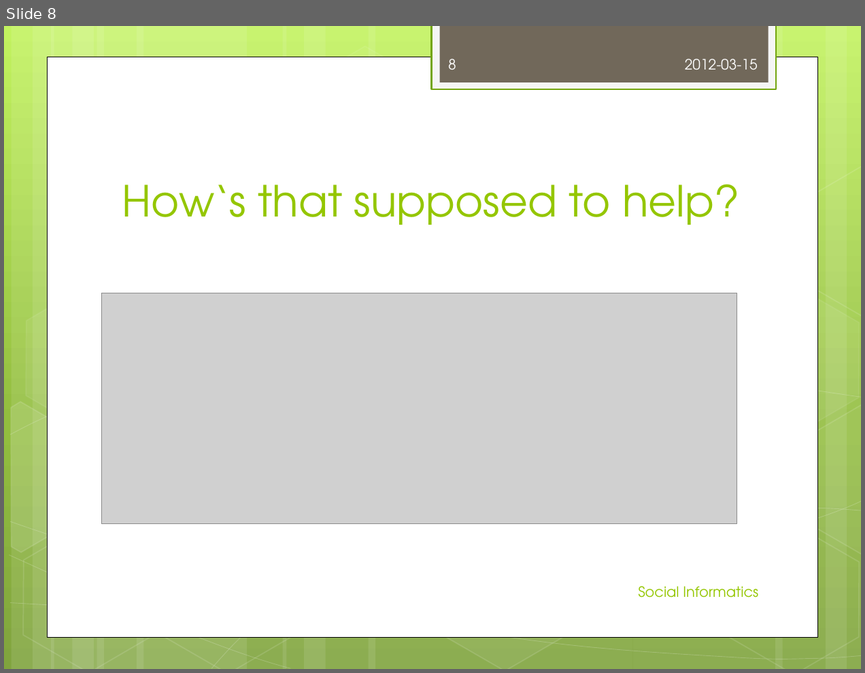
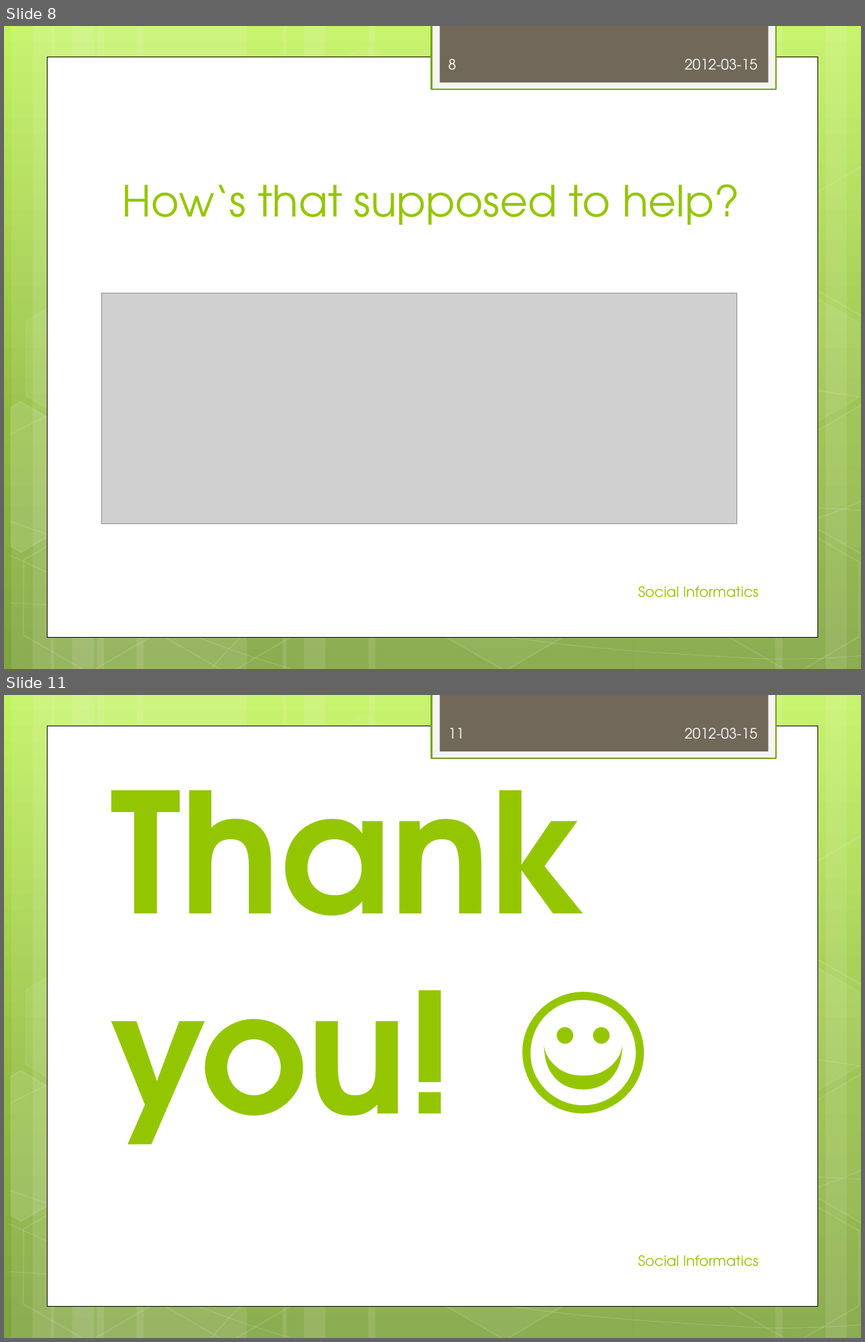
Before and after one commit to jrehwaldt/UT-12SS-Social-Informatics, a slide deck: 2012-03-12_Aleksandra Kurbatova_Jan Rehwaldt_Human-Computer Interaction.pptx. Shown one above the other, each under a label of ours: slide 8 before the commit, slides 8 and 11 after it; the slides between them are not shown. The pictures are 865x673 and 865x1342 pixels, drawn with LibreOffice and Linux fonts; fonts in the diff are those of the drawing; grey boxes stand for pictures. Boxes give left, top, right and bottom in pixels: in the first picture for what was removed or moved away, otherwise in the second. Text is boxed around its words. In the diff, an @@ line names an element or a change of style, - is before the commit and + after.

```diff
--- a/2012-03-12_Aleksandra Kurbatova_Jan Rehwaldt_Human-Computer Interaction.pptx
+++ b/2012-03-12_Aleksandra Kurbatova_Jan Rehwaldt_Human-Computer Interaction.pptx
@@ slide 11 added at [4,695,861,1338], background gradient #C3F35F to #93BF3F to #81A53E; not listed: 31 template elements that a slide beside it also shows @@
@@ title added at [110,732,587,1144], 140 pt, text #94C600, bold @@
+Thank you! ☺
@@ page number added at [448,728,464,739], 12 pt, text #FEFEFE @@
+11
@@ text added at [685,728,757,739], 12 pt, text #FEFEFE @@
+2012-03-15
@@ text added at [638,1255,758,1266], 12 pt, text #94C600 @@
+Social Informatics
```
Also in this commit, not shown: 4 slides changed, 1 slide removed.
